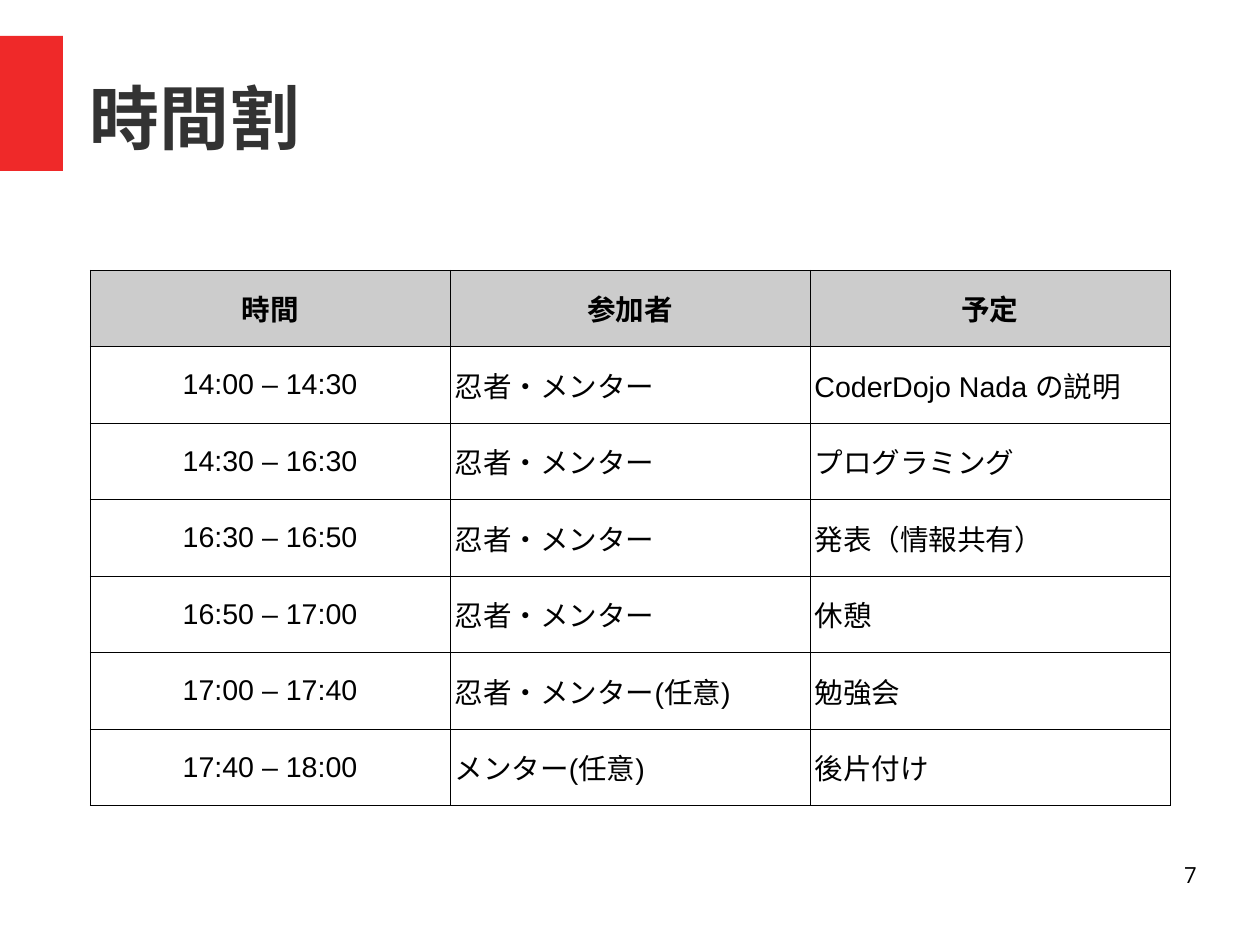
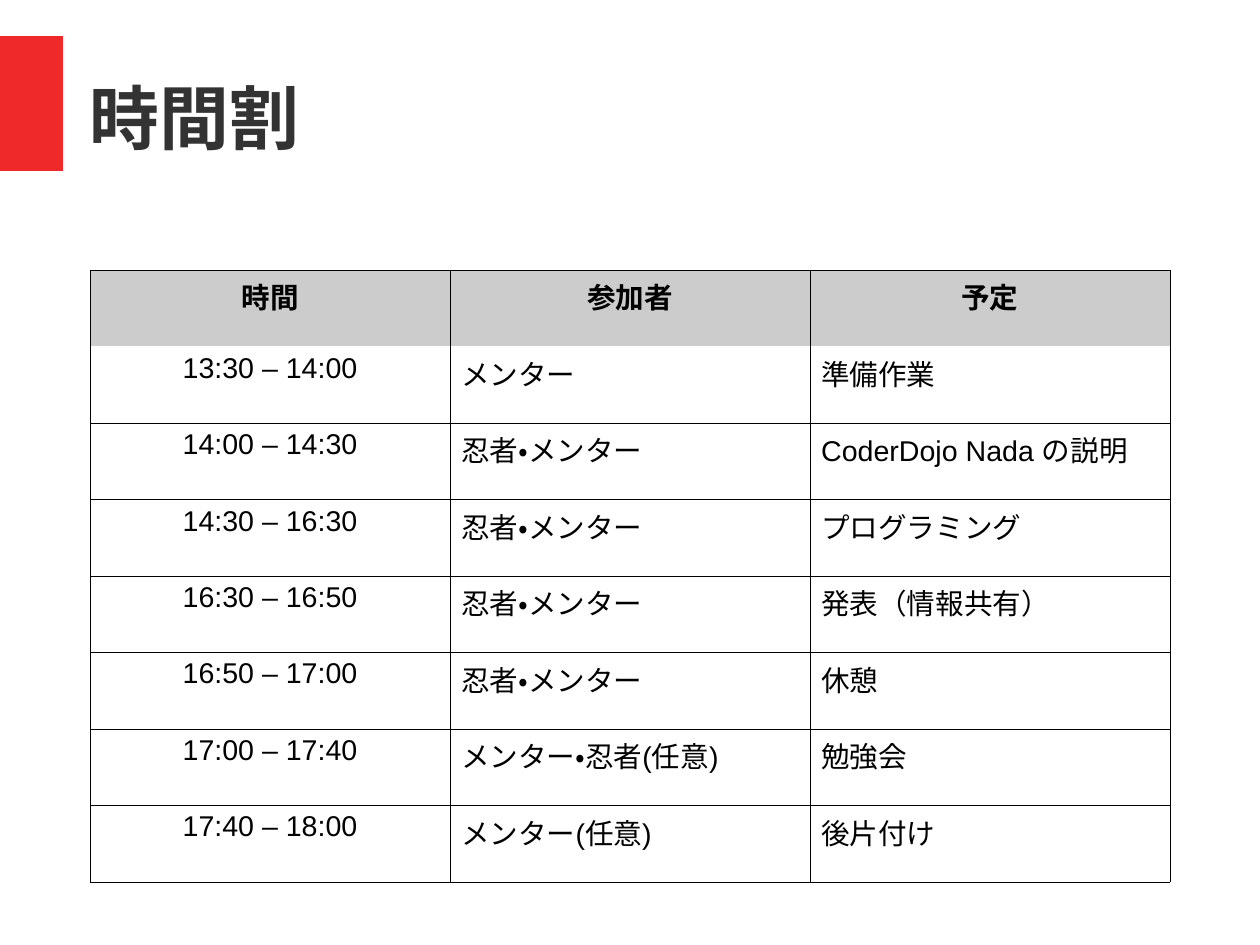
Before and after one commit to coderdojo-nada/resource, a slide deck: slide 7 of guide/coderdojo-nada紹介.odp. Drawn at 1260x945 pixels with LibreOffice and Linux fonts; fonts in the diff are those of the drawing. Boxes give left, top, right and bottom in pixels: in the first picture for what was removed or moved away, otherwise in the second. Text is boxed around its words. In the diff, an @@ line names an element or a change of style, - is before the commit and + after.

```diff
--- a/guide/coderdojo-nada紹介.odp
+++ b/guide/coderdojo-nada紹介.odp
@@ table at [90,270,1171,882] @@
+row 2: 13:30 – 14:00 | メンター | 準備作業
-row 7, column 2: 忍者・メンター(任意)
+row 7, column 2: メンター・忍者(任意)
@@ page number removed at [1184,867,1197,883] @@
-7
```
Also in this commit, not shown: 13 other slides changed, 1 slide removed, 5 other files.
